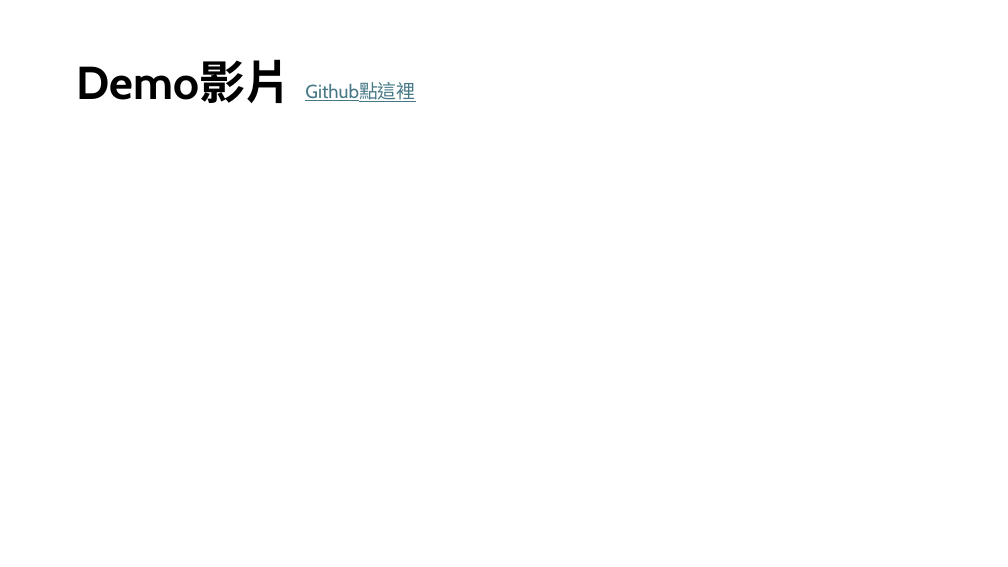
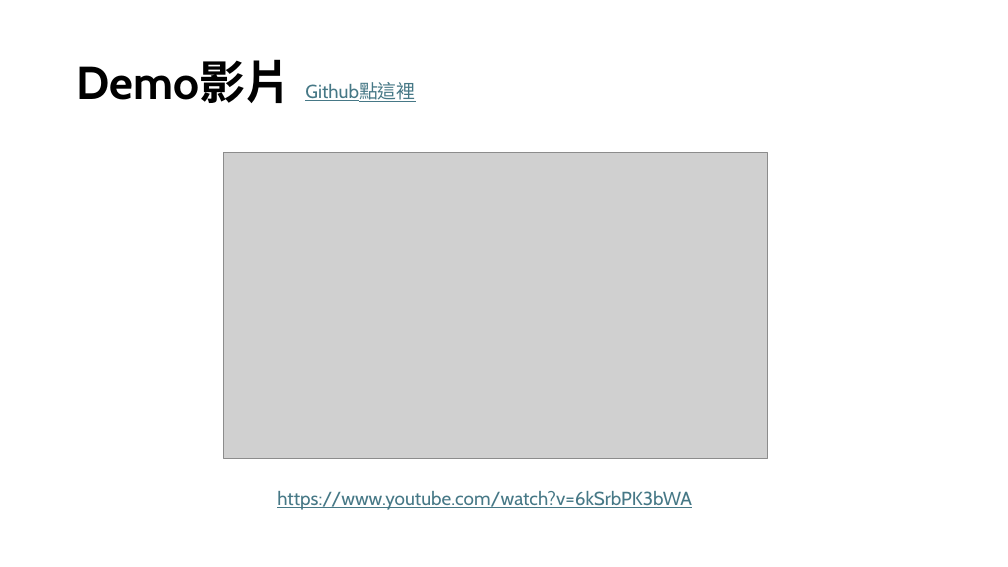
Before and after one commit to cweiting731/Bricks, a slide deck: slide 4 of 11_潘振中.pptx. Drawn at 1008x567 pixels with LibreOffice and Linux fonts; fonts in the diff are those of the drawing; grey boxes stand for pictures. Boxes give left, top, right and bottom in pixels: in the first picture for what was removed or moved away, otherwise in the second. Text is boxed around its words. In the diff, an @@ line names an element or a change of style, - is before the commit and + after.

Commit message:
加入影片連結

```diff
--- a/11_潘振中.pptx
+++ b/11_潘振中.pptx
@@ picture added at <box>224,153,768,458</box> @@
@@ text added at <box>277,491,692,510</box>, 18 pt, text #467886, underline @@
+https://www.youtube.com/watch?v=6kSrbPK3bWA
```
